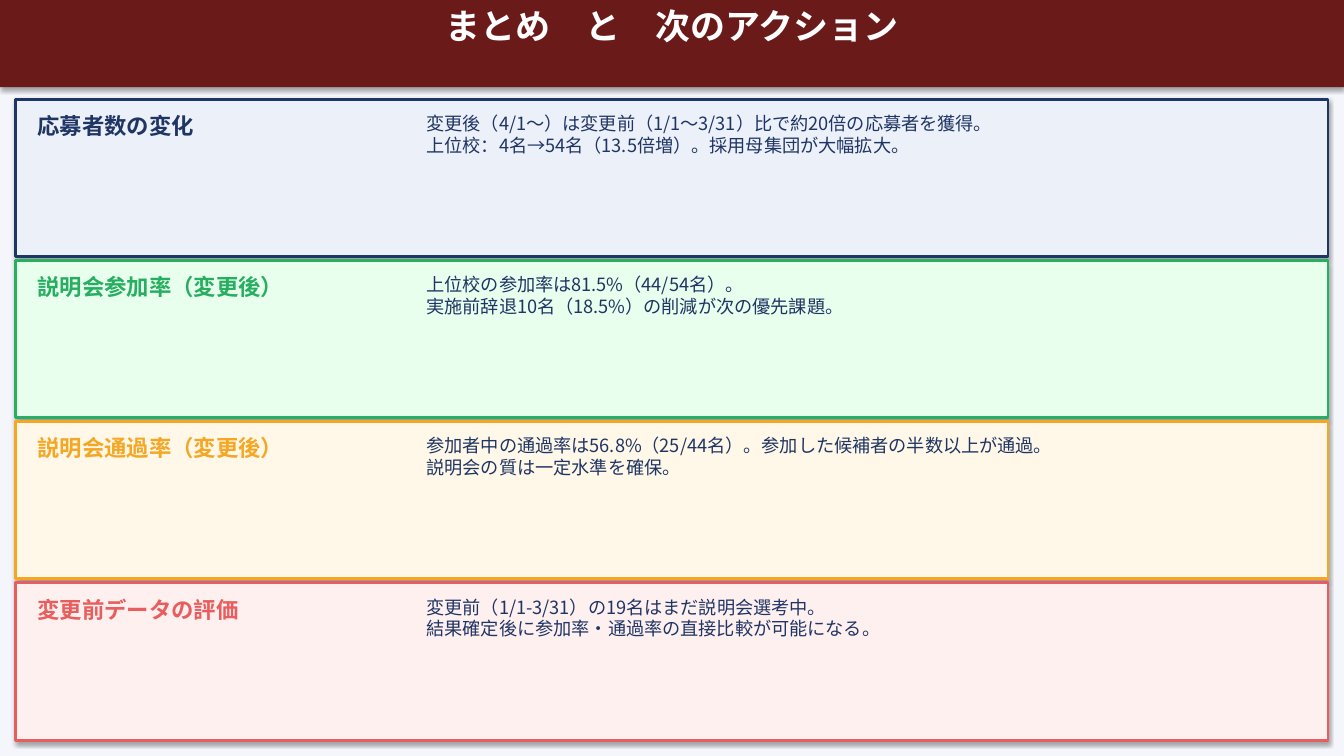
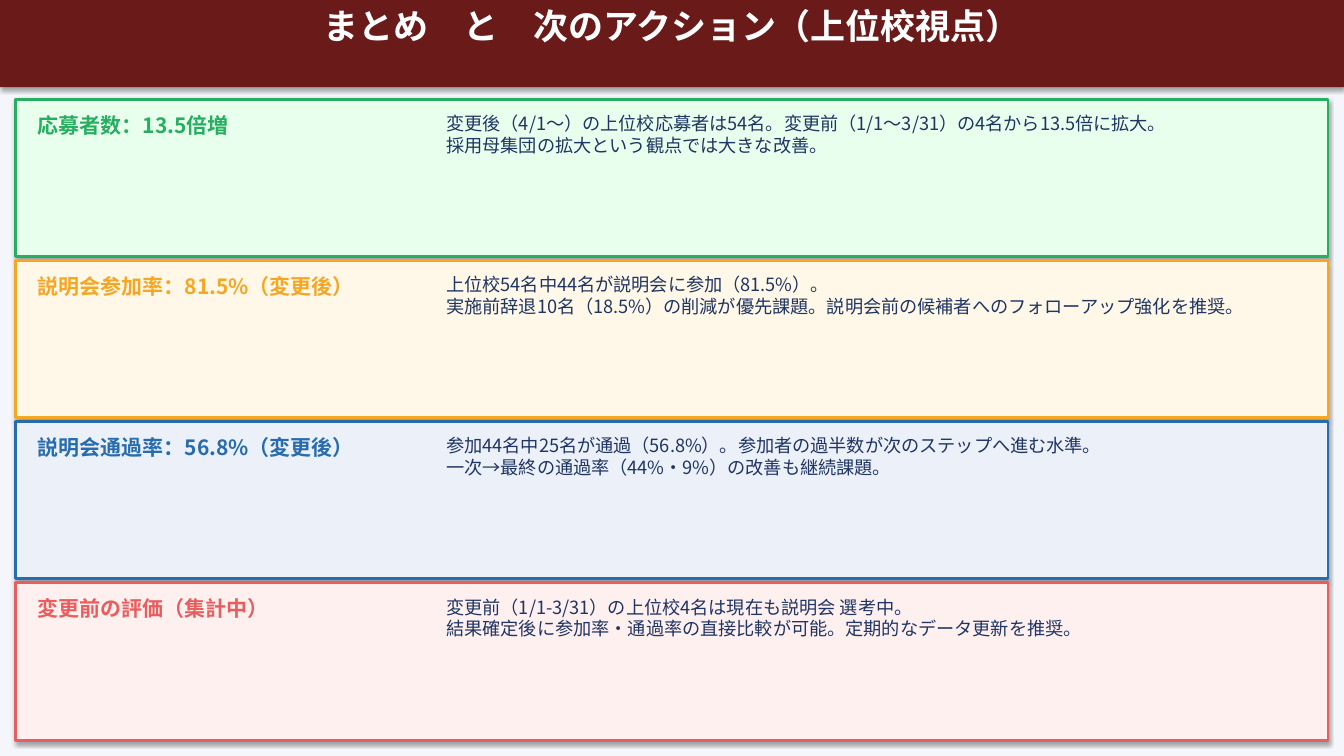
Before and after one commit to syoukaku007-star/daiki, a slide deck: slide 8 of 説明会改善効果検証レポート_2026.pptx (slide 7 before the commit). Drawn at 1344x756 pixels with LibreOffice and Linux fonts; fonts in the diff are those of the drawing. Boxes give left, top, right and bottom in pixels: in the first picture for what was removed or moved away, otherwise in the second. Text is boxed around its words. In the diff, an @@ line names an element or a change of style, - is before the commit and + after.

```diff
--- a/説明会改善効果検証レポート_2026.pptx
+++ b/説明会改善効果検証レポート_2026.pptx
@@ text at (323,9,1021,43): text changed @@
-まとめ と 次のアクション
+まとめ と 次のアクション（上位校視点）
@@ rectangle at (16,99,1329,256): fill #ECF0F8 to #E8FFEE; outline #1F3564 2 pt to #27AE60 2 pt @@
@@ text at (38,115,229,135): text changed; size 16 to 15 pt; text colour #1F3564 to #27AE60 @@
-応募者数の変化
+応募者数：13.5倍増
@@ text at (446,114,1166,154): text changed @@
-変更後（4/1〜）は変更前（1/1〜3/31）比で約20倍の応募者を獲得。
-上位校：4名→54名（13.5倍増）。採用母集団が大幅拡大。
+変更後（4/1〜）の上位校応募者は54名。変更前（1/1〜3/31）の4名から13.5倍に拡大。
+採用母集団の拡大という観点では大きな改善。
@@ rectangle at (16,260,1329,417): fill #E8FFEE to #FFF8E8; outline #27AE60 2 pt to #F5A623 2 pt @@
@@ text at (38,276,354,296): text changed; size 16 to 15 pt; text colour #27AE60 to #F5A623 @@
-説明会参加率（変更後）
+説明会参加率：81.5%（変更後）
@@ text at (446,275,1243,315): text changed @@
-上位校の参加率は81.5%（44/54名）。
-実施前辞退10名（18.5%）の削減が次の優先課題。
+上位校54名中44名が説明会に参加（81.5%）。
+実施前辞退10名（18.5%）の削減が優先課題。説明会前の候補者へのフォローアップ強化を推奨。
@@ rectangle at (16,421,1329,579): fill #FFF8E8 to #ECF0F8; outline #F5A623 2 pt to #276CAE 2 pt @@
@@ text at (38,437,354,457): text changed; size 16 to 15 pt; text colour #F5A623 to #276CAE @@
-説明会通過率（変更後）
+説明会通過率：56.8%（変更後）
@@ text at (446,436,1101,476): text changed @@
-参加者中の通過率は56.8%（25/44名）。参加した候補者の半数以上が通過。
-説明会の質は一定水準を確保。
+参加44名中25名が通過（56.8%）。参加者の過半数が次のステップへ進む水準。
+一次→最終の通過率（44%・9%）の改善も継続課題。
@@ text at (38,598,269,618): text changed; size 16 to 15 pt @@
-変更前データの評価
+変更前の評価（集計中）
@@ text at (446,598,1081,637): text changed @@
-変更前（1/1-3/31）の19名はまだ説明会選考中。
-結果確定後に参加率・通過率の直接比較が可能になる。
+変更前（1/1-3/31）の上位校4名は現在も説明会 選考中。
+結果確定後に参加率・通過率の直接比較が可能。定期的なデータ更新を推奨。
```
Also in this commit, not shown: 6 other slides changed, 1 slide added.
